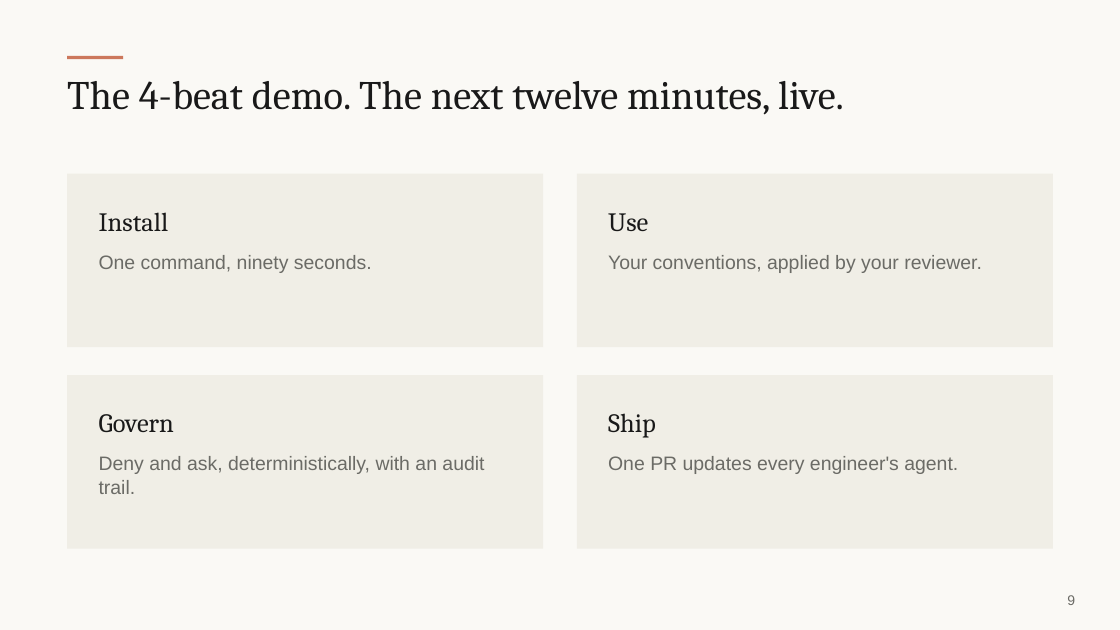
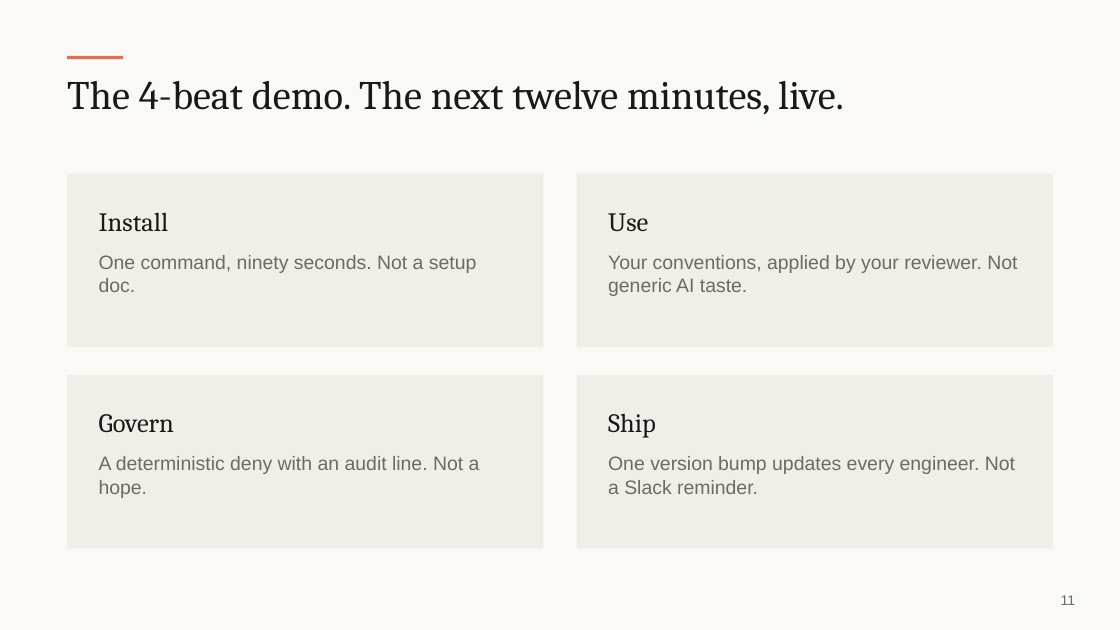
Before and after one commit to andymadson/data-platform-pack, a slide deck: slide 11 of enablement/deck/presentation-deck.pptx (slide 9 before the commit). Drawn at 1120x630 pixels with LibreOffice and Linux fonts; fonts in the diff are those of the drawing. Boxes give left, top, right and bottom in pixels: in the first picture for what was removed or moved away, otherwise in the second. Text is boxed around its words. In the diff, an @@ line names an element or a change of style, - is before the commit and + after.

```diff
--- a/enablement/deck/presentation-deck.pptx
+++ b/enablement/deck/presentation-deck.pptx
@@ text at (99,255,477,292): text changed @@
-One command, ninety seconds.
+One command, ninety seconds. Not a setup doc.
@@ text at (608,255,1017,296): text changed @@
-Your conventions, applied by your reviewer.
+Your conventions, applied by your reviewer. Not generic AI taste.
@@ text at (99,456,480,498): text changed @@
-Deny and ask, deterministically, with an audit trail.
+A deterministic deny with an audit line. Not a hope.
@@ text at (608,456,1015,494): text changed @@
-One PR updates every engineer's agent.
+One version bump updates every engineer. Not a Slack reminder.
@@ text at (1061,595,1076,605): text changed @@
-9
+11
```
Also in this commit, not shown: 6 other slides changed, 2 slides added, 2 other files.
